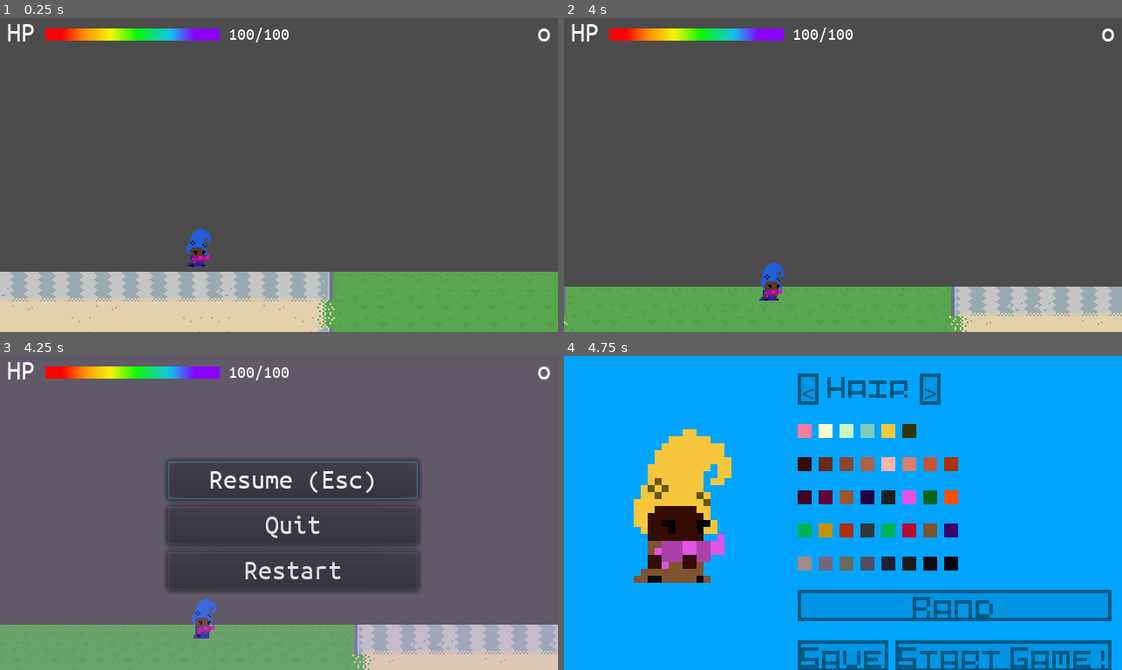
Above: before the commit, frames 1-4 (two rows, left to right).
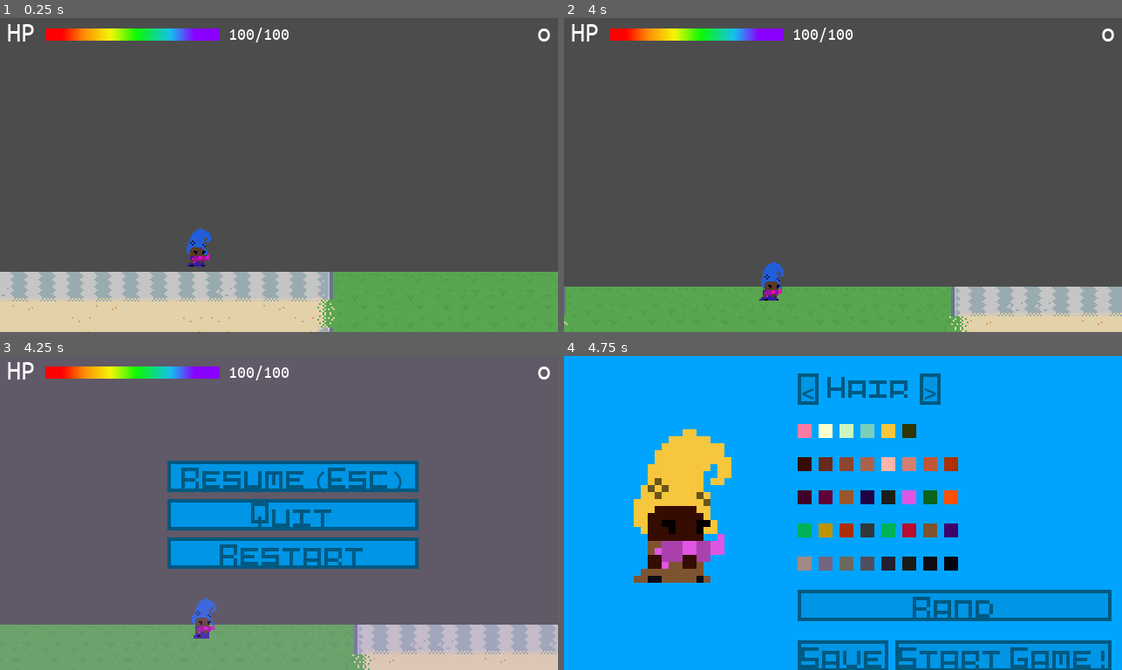
Above: after the commit, the same moments.

Repository: hamiltonromualdo/bring-ur-glam
Game: Godot game, scene res://src/Levels/Playground.tscn
Same seed, same stepped clock (60 frames per second), same inputs: the game is played once before the commit and once after it.
Inputs:
- Up to frame 1 (0.25 s): no input
- Up to frame 2 (4 s): hold Right (ui_right) 0.53-2.03 s; hold Left (ui_left) 2.03-2.78 s; hold Right (ui_right) from 2.78 s (still down)
- Up to frame 3 (4.25 s): keep holding Right (ui_right); tap Escape (ui_cancel) at 4.15 s
- Up to frame 4 (4.75 s): release Right (ui_right) at 4.25 s; click "Restart" at 4.25 s

Frames 1-2 are identical in both runs. In frame 3, 19% of the frame differs, in the area x 29-76%, y 32-76%; in frame 4, nothing differs.

Commit message:
Apply flat pixel theme to pause screen

Diff:
--- a/bring_ur_glam/src/UserInterface/PauseScreen.tscn
+++ b/bring_ur_glam/src/UserInterface/PauseScreen.tscn
@@ -1,15 +1,12 @@
-[gd_scene load_steps=4 format=2]
+[gd_scene load_steps=3 format=2]
 
 [ext_resource path="res://src/UserInterface/PauseScreen.gd" type="Script" id=1]
-[ext_resource path="res://assets/fonts/UbuntuMono-Regular.ttf" type="DynamicFontData" id=2]
-
-
-[sub_resource type="DynamicFont" id=1]
-font_data = ExtResource( 2 )
+[ext_resource path="res://assets/ui/flat_pixel_theme.tres" type="Theme" id=2]
 
 [node name="PauseScreen" type="Control"]
 anchor_right = 1.0
 anchor_bottom = 1.0
+theme = ExtResource( 2 )
 script = ExtResource( 1 )
 __meta__ = {
 "_edit_use_anchors_": false
@@ -43,25 +40,22 @@
 
 [node name="Resume" type="Button" parent="MarginContainer/VBoxContainer"]
 margin_right = 144.0
-margin_bottom = 23.0
-custom_fonts/font = SubResource( 1 )
+margin_bottom = 18.0
 text = "Resume (Esc)"
 
 [node name="Quit" type="Button" parent="MarginContainer/VBoxContainer"]
-margin_top = 27.0
+margin_top = 22.0
 margin_right = 144.0
-margin_bottom = 50.0
-custom_fonts/font = SubResource( 1 )
+margin_bottom = 40.0
 text = "Quit"
 __meta__ = {
 "_editor_description_": ""
 }
 
 [node name="Restart" type="Button" parent="MarginContainer/VBoxContainer"]
-margin_top = 54.0
+margin_top = 44.0
 margin_right = 144.0
-margin_bottom = 77.0
-custom_fonts/font = SubResource( 1 )
+margin_bottom = 62.0
 text = "Restart"
 __meta__ = {
 "_editor_description_": ""
